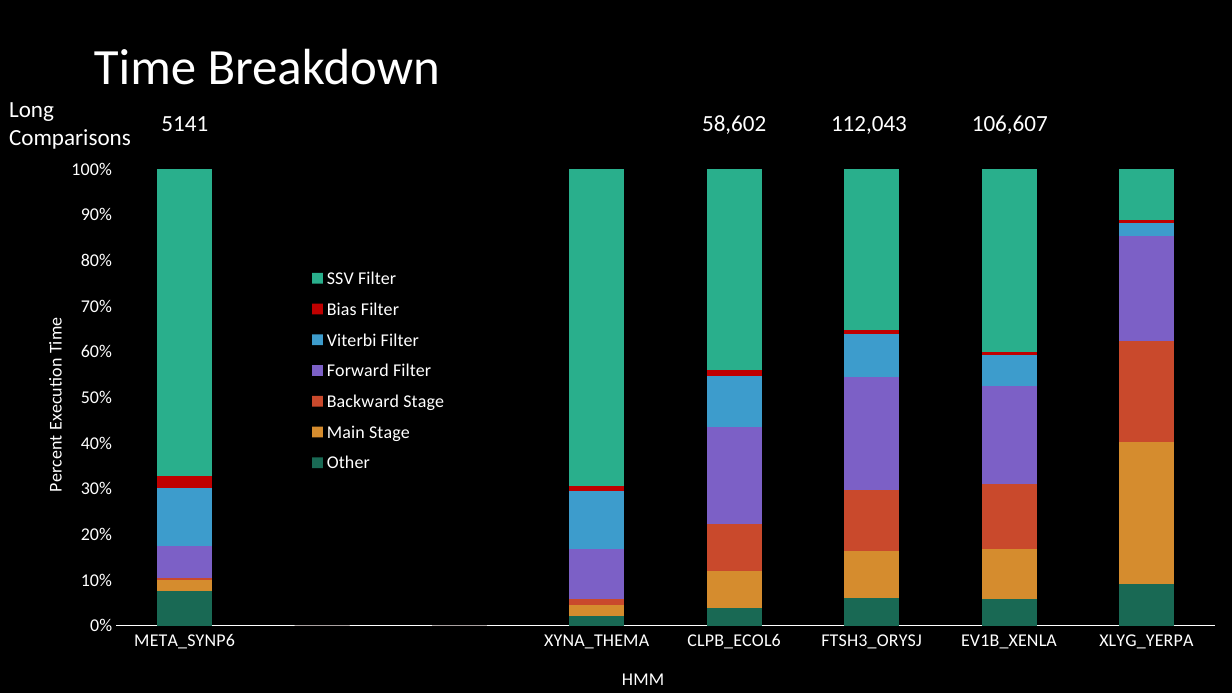
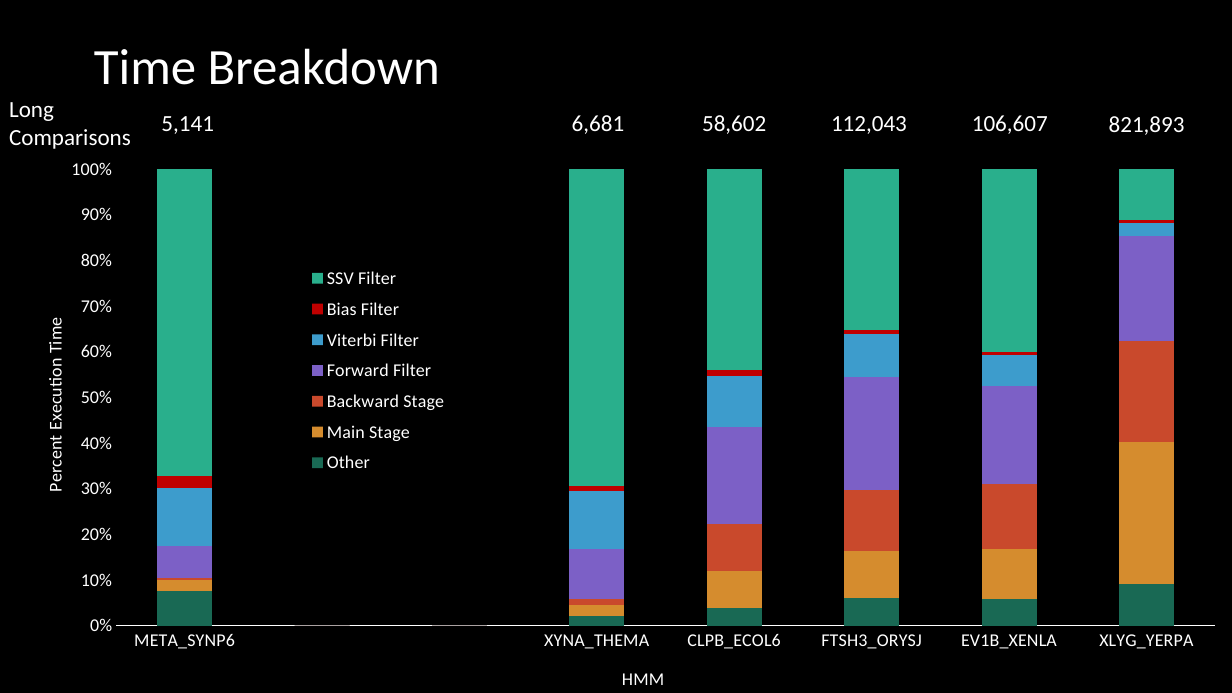
Before and after one commit to npcarter/data, a slide deck: slide 16 of Lab Meeting 5_25_17.pptx. Drawn at 1232x693 pixels with LibreOffice and Linux fonts; fonts in the diff are those of the drawing. Boxes give left, top, right and bottom in pixels: in the first picture for what was removed or moved away, otherwise in the second. Text is boxed around its words. In the diff, an @@ line names an element or a change of style, - is before the commit and + after.

```diff
--- a/Lab Meeting 5_25_17.pptx
+++ b/Lab Meeting 5_25_17.pptx
@@ text at <box>161,116,214,134</box>: text changed @@
-5141
+5,141
@@ text added at <box>572,115,625,134</box>, 18 pt, text #FFFFFF @@
+6,681
@@ text added at <box>1109,116,1185,135</box>, 18 pt, text #FFFFFF @@
+821,893
```
Also in this commit, not shown: 4 other slides changed, 3 other files.
